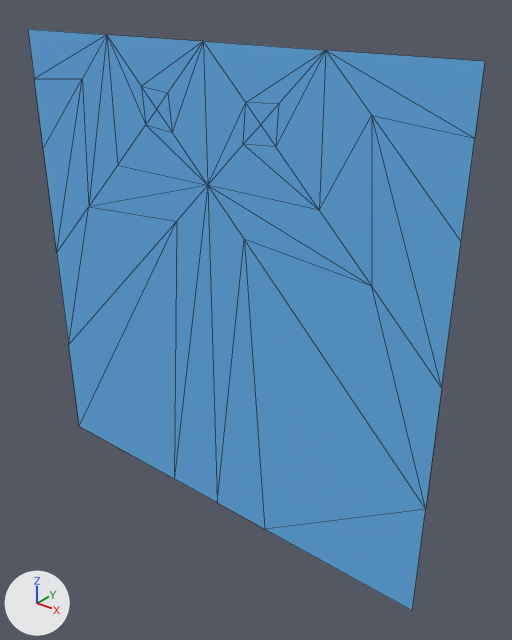
Renders of the glTF model assets/glb/model_07.glb from each side of a commit.
One viewpoint serves both versions: a 50 mm camera at (0.177, -0.203, 0.126) aimed at (0.015, -0.002, 0.001). Lighting does not change. The marker at lower left points along +X, +Y and +Z. The first picture is the older version. Mesh edges are drawn as thin lines.

The first picture shows 'Origami_Model_07'.
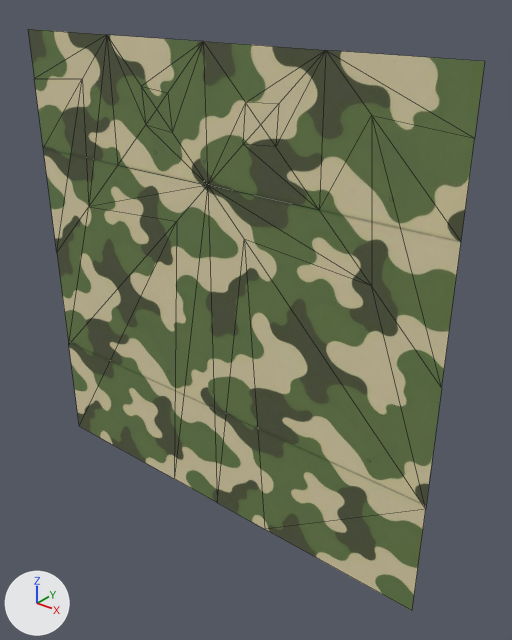
Patch to the scene script:
```diff
--- a/assets/glb/model_07.glb.py
+++ b/assets/glb/model_07.glb.py
@@ img_color_07 @@
+img_color_07 = load_image('color_07', '_unpacked/color_07', 1024, 1024, 'sRGB')
@@ mat_origami_mat_07 @@
 mat_origami_mat_07 = principled_material('Origami_Mat_07')
-mat_origami_mat_07.base_color = (0.13, 0.45, 0.85)  # blue #65b3ed
+mat_origami_mat_07.texture = img_color_07
 mat_origami_mat_07.roughness = 0.8
```

Location of each change, [x1, y1, x2, y2] in pixels of the pictures (512 x 640 px):
'Origami_Model_07', surface changed: [28, 29, 485, 611] in both
